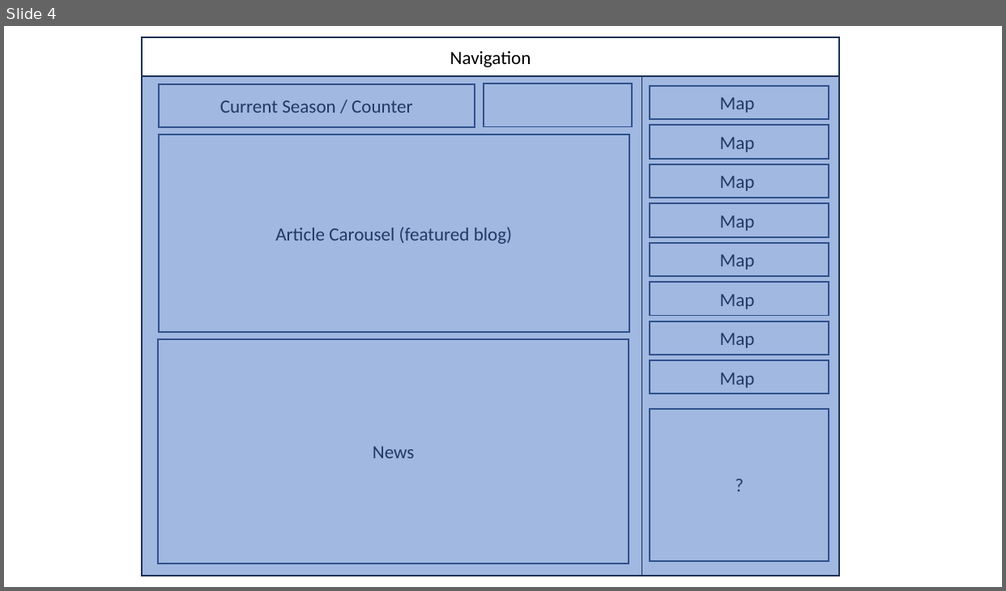
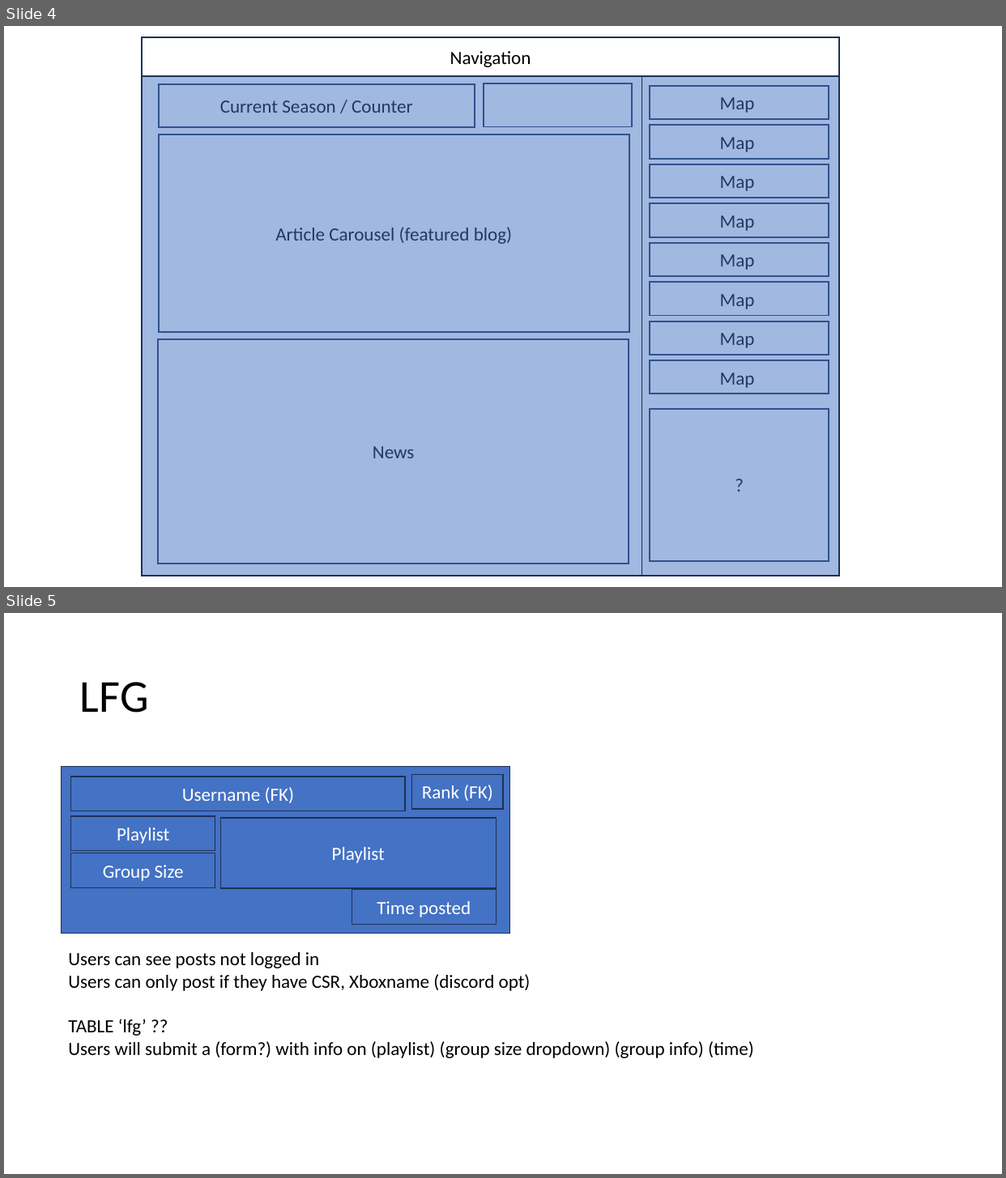
Before and after one commit to ald91/Vanadam-Website, a slide deck: Design/Design.pptx. Shown one above the other, each under a label of ours: slide 4 before the commit, slides 4 and 5 after it. The pictures are 1006x591 and 1006x1178 pixels, drawn with LibreOffice and Linux fonts; fonts in the diff are those of the drawing. Boxes give left, top, right and bottom in pixels: in the first picture for what was removed or moved away, otherwise in the second. Text is boxed around its words. In the diff, an @@ line names an element or a change of style, - is before the commit and + after.

```diff
--- a/Design/Design.pptx
+++ b/Design/Design.pptx
@@ slide 5 added at bbox=[4, 613, 1002, 1174], background #FFFFFF @@
@@ title added at bbox=[80, 682, 149, 713], 44 pt, text #000000 @@
+LFG
@@ rectangle added at bbox=[61, 766, 510, 934], fill #4472C4, outline #1E3256 1 pt @@
@@ rectangle added at bbox=[71, 777, 405, 811], fill #4472C4, outline #1E3256 1 pt, 18 pt, text #FFFFFF @@
+Username (FK)
@@ rectangle added at bbox=[412, 775, 503, 809], fill #4472C4, outline #1E3256 1 pt, 18 pt, text #FFFFFF @@
+Rank (FK)
@@ rectangle added at bbox=[71, 816, 216, 851], fill #4472C4, outline #1E3256 1 pt, 18 pt, text #FFFFFF @@
+Playlist
@@ rectangle added at bbox=[220, 818, 496, 888], fill #4472C4, outline #1E3256 1 pt, 18 pt, text #FFFFFF @@
+Playlist
@@ rectangle added at bbox=[71, 854, 216, 888], fill #4472C4, outline #1E3256 1 pt, 18 pt, text #FFFFFF @@
+Group Size
@@ rectangle added at bbox=[352, 890, 496, 924], fill #4472C4, outline #1E3256 1 pt, 18 pt, text #FFFFFF @@
+Time posted
@@ text added at bbox=[68, 952, 754, 1059], 18 pt, text #000000 @@
+Users can see posts not logged in
+Users can only post if they have CSR, Xboxname (discord opt)
+TABLE ‘lfg’ ??
+Users will submit a (form?) with info on (playlist) (group size dropdown) (group info) (time)
```
Also in this commit, not shown: 3 other slides added, 1 slide removed, 1 other file.
